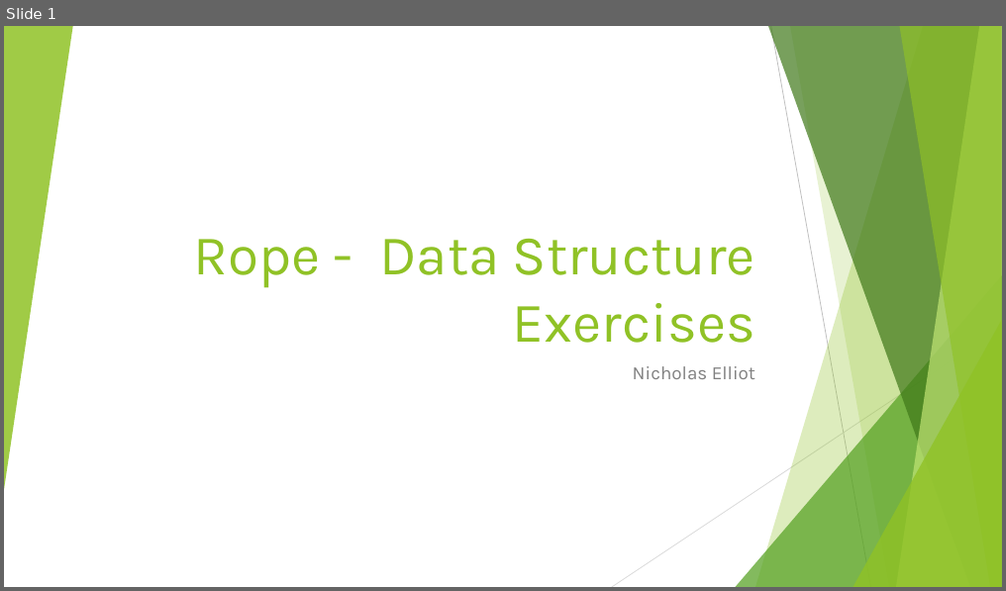
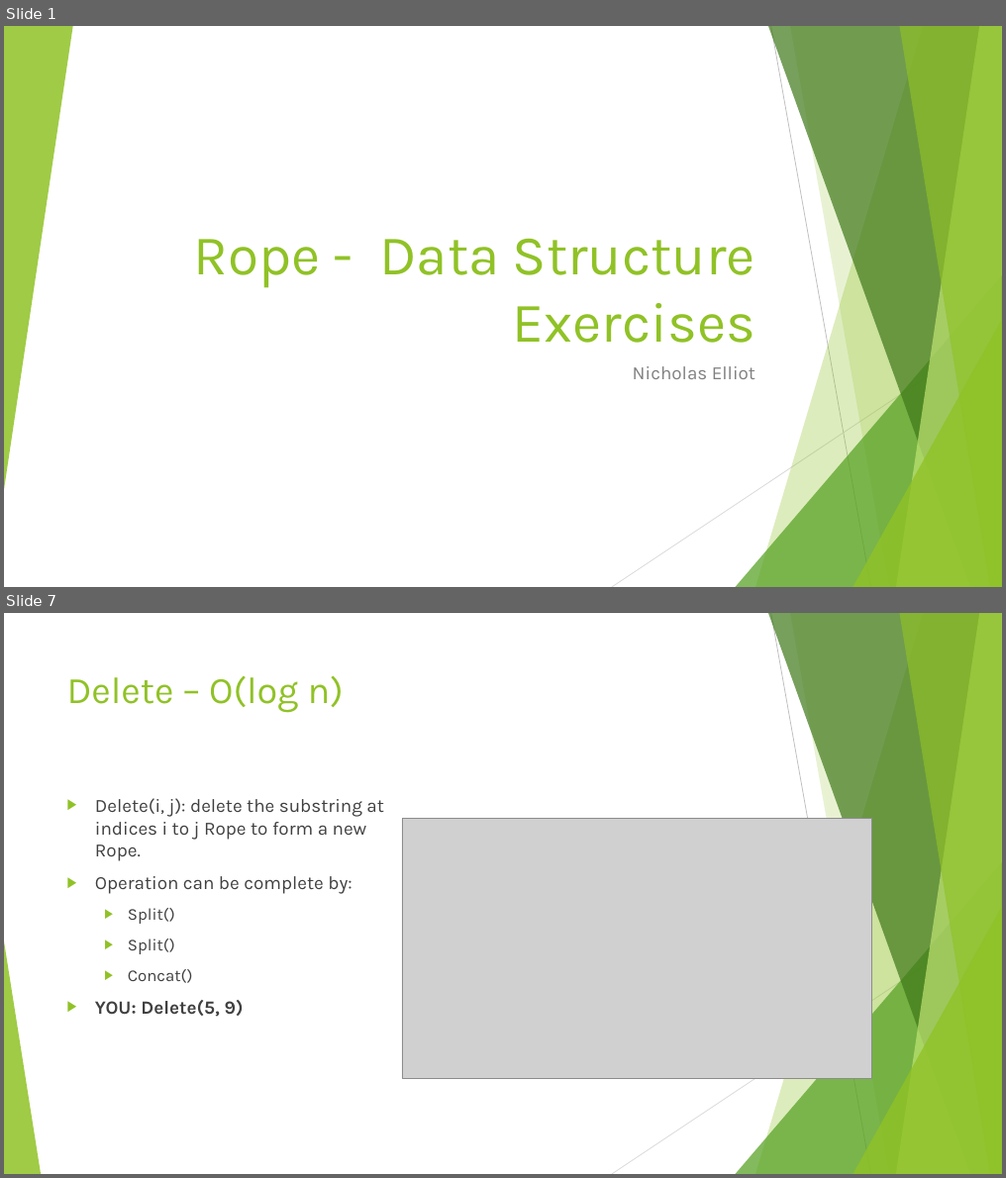
Before and after one commit to nbelliot/comp401, a slide deck: presentation1/Exercises.pptx. Shown one above the other, each under a label of ours: slide 1 before the commit, slides 1 and 7 after it; the slides between them are not shown. The pictures are 1006x591 and 1006x1178 pixels, drawn with LibreOffice and Linux fonts; fonts in the diff are those of the drawing; grey boxes stand for pictures. Boxes give left, top, right and bottom in pixels: in the first picture for what was removed or moved away, otherwise in the second. Text is boxed around its words. In the diff, an @@ line names an element or a change of style, - is before the commit and + after.

```diff
--- a/presentation1/Exercises.pptx
+++ b/presentation1/Exercises.pptx
@@ slide 7 added at [4,613,1002,1174], background #FFFFFF; not listed: 9 template elements that a slide beside it also shows @@
@@ title added at [67,675,344,713], 36 pt, text #90C226 @@
+Delete – O(log n)
@@ text added at [95,798,384,1017], 18 pt, text #404040 @@
+▶ Delete(i, j): delete the substring at indices i to j Rope to form a new Rope.
+▶ Operation can be complete by:
+  ▶ Split()
+  ▶ Split()
+  ▶ Concat()
+▶ YOU: Delete(5, 9)
@@ picture added at [402,819,872,1078] @@
@@ triangle added at [4,942,41,1174], fill #90C226 at 85% opacity @@
```
Also in this commit, not shown: 4 slides changed, 2 other slides added.
